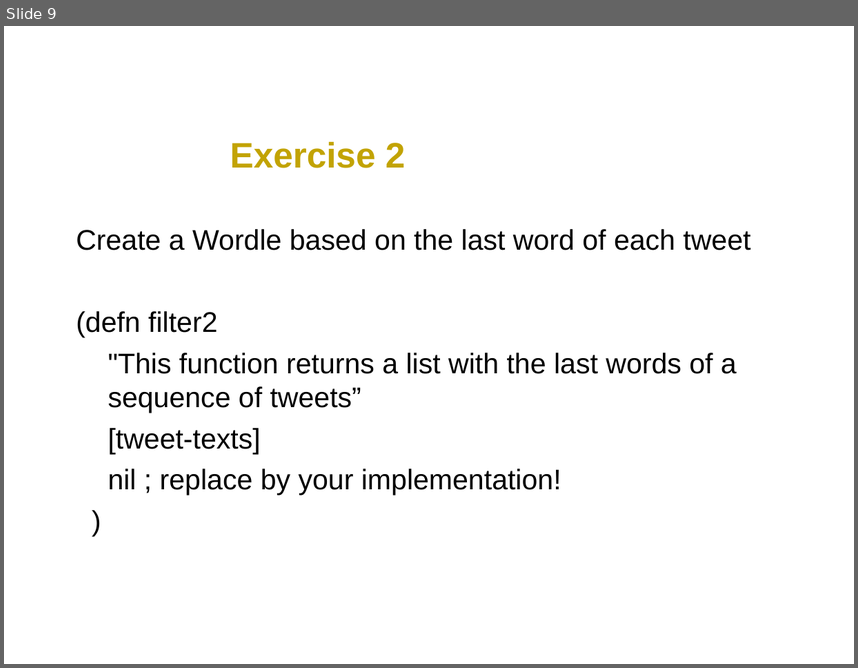
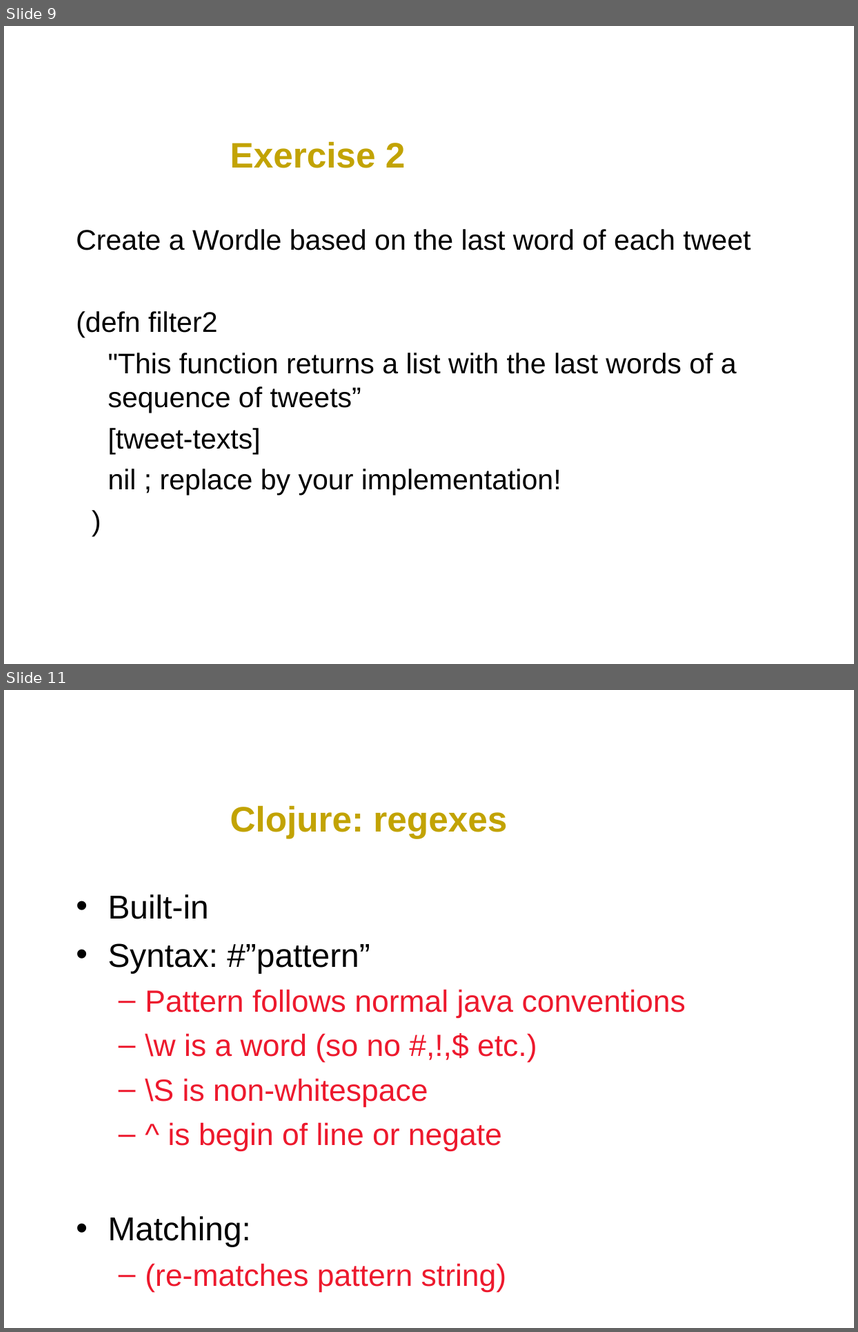
Before and after one commit to svdberg/ClojureJFall2011, a slide deck: ClojureWorkshop.ppt. Shown one above the other, each under a label of ours: slide 9 before the commit, slides 9 and 11 after it; the slides between them are not shown. The pictures are 858x668 and 858x1332 pixels, drawn with LibreOffice and Linux fonts; fonts in the diff are those of the drawing; background and template pictures are left out. Boxes give left, top, right and bottom in pixels: in the first picture for what was removed or moved away, otherwise in the second. Text is boxed around its words. In the diff, an @@ line names an element or a change of style, - is before the commit and + after.

```diff
--- a/ClojureWorkshop.ppt
+++ b/ClojureWorkshop.ppt
@@ slide 11 added at (x1=4, y1=690, x2=854, y2=1328), background #FFFFFF @@
@@ title added at (x1=230, y1=805, x2=507, y2=839), 30 pt, text #C2A303, bold @@
+Clojure: regexes
@@ text added at (x1=108, y1=894, x2=686, y2=1292), 26 pt, text #ED192D @@
+• Built-in
+• Syntax: #”pattern”
+  – Pattern follows normal java conventions
+  – \w is a word (so no #,!,$ etc.)
+  – \S is non-whitespace
+  – ^ is begin of line or negate
+• Matching:
+  – (re-matches pattern string)
```
Also in this commit, not shown: 1 slide changed, 9 other slides added, 2 slides removed, 2 other files.
